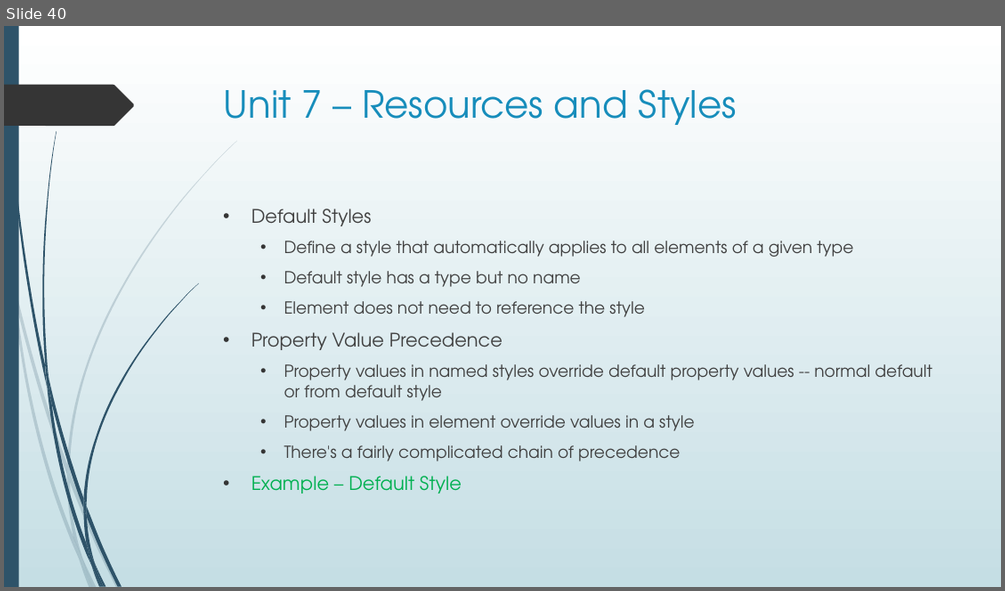
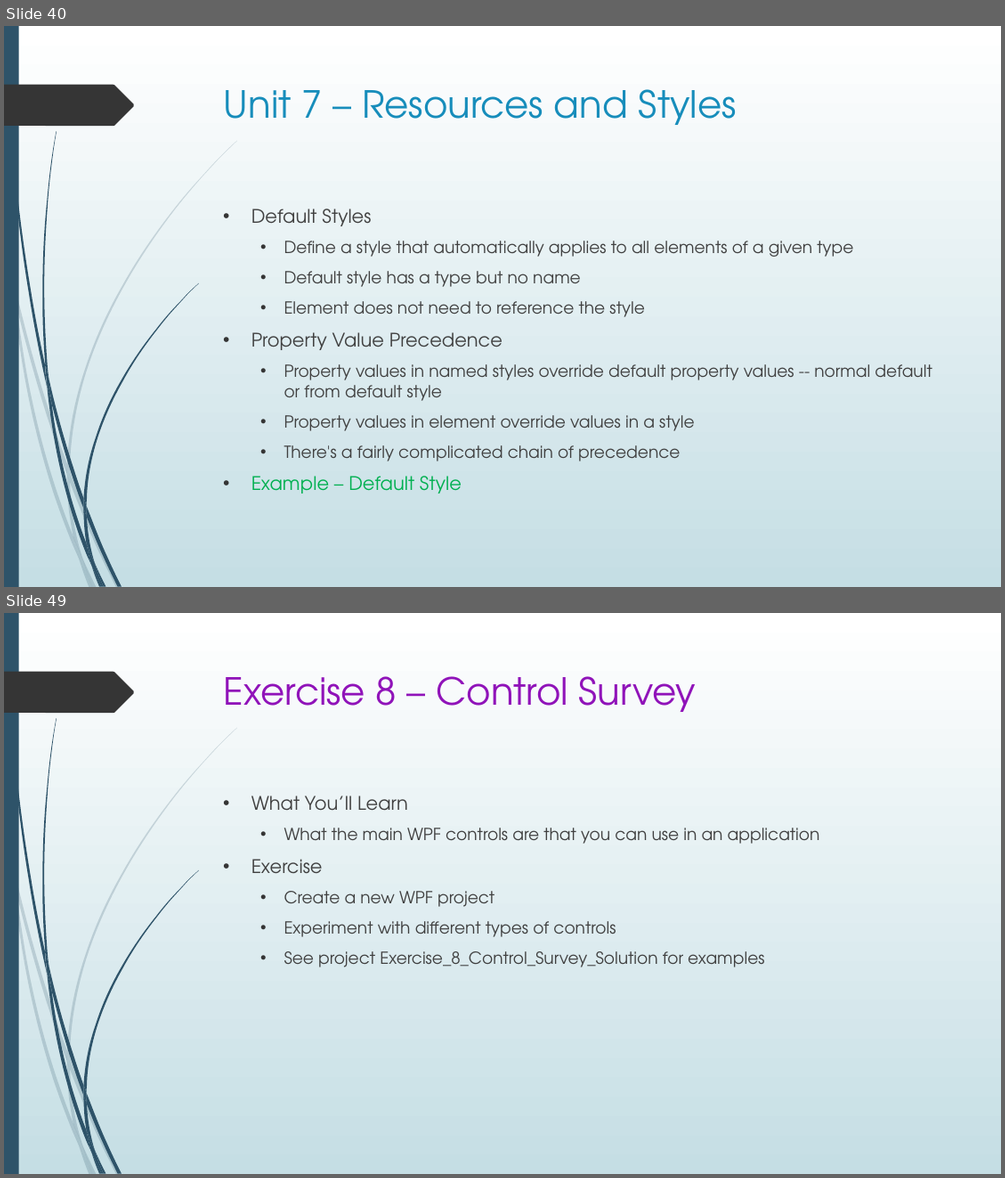
Before and after one commit to seanpsexton/wpf-workshop-solutions, a slide deck: WPF-Workshop-Sexton-Oct2023.pptx. Shown one above the other, each under a label of ours: slide 40 before the commit, slides 40 and 49 after it; the slides between them are not shown. The pictures are 1005x591 and 1005x1178 pixels, drawn with LibreOffice and Linux fonts; fonts in the diff are those of the drawing. Boxes give left, top, right and bottom in pixels: in the first picture for what was removed or moved away, otherwise in the second. Text is boxed around its words. In the diff, an @@ line names an element or a change of style, - is before the commit and + after.

```diff
--- a/WPF-Workshop-Sexton-Oct2023.pptx
+++ b/WPF-Workshop-Sexton-Oct2023.pptx
@@ slide 49 added at [4,613,1001,1174], background gradient #FFFFFF to #C5DEE5; not listed: 24 template elements that a slide beside it also shows @@
@@ title added at [224,676,696,712], 36 pt, text #9013B9 @@
+Exercise 8 – Control Survey
@@ text added at [251,795,820,967], 16 pt, text #404040 @@
+• What You’ll Learn
+  • What the main WPF controls are that you can use in an application
+• Exercise
+  • Create a new WPF project
+  • Experiment with different types of controls
+  • See project Exercise_8_Control_Survey_Solution for examples
```
Also in this commit, not shown: 1 slide changed, 7 other slides added.
